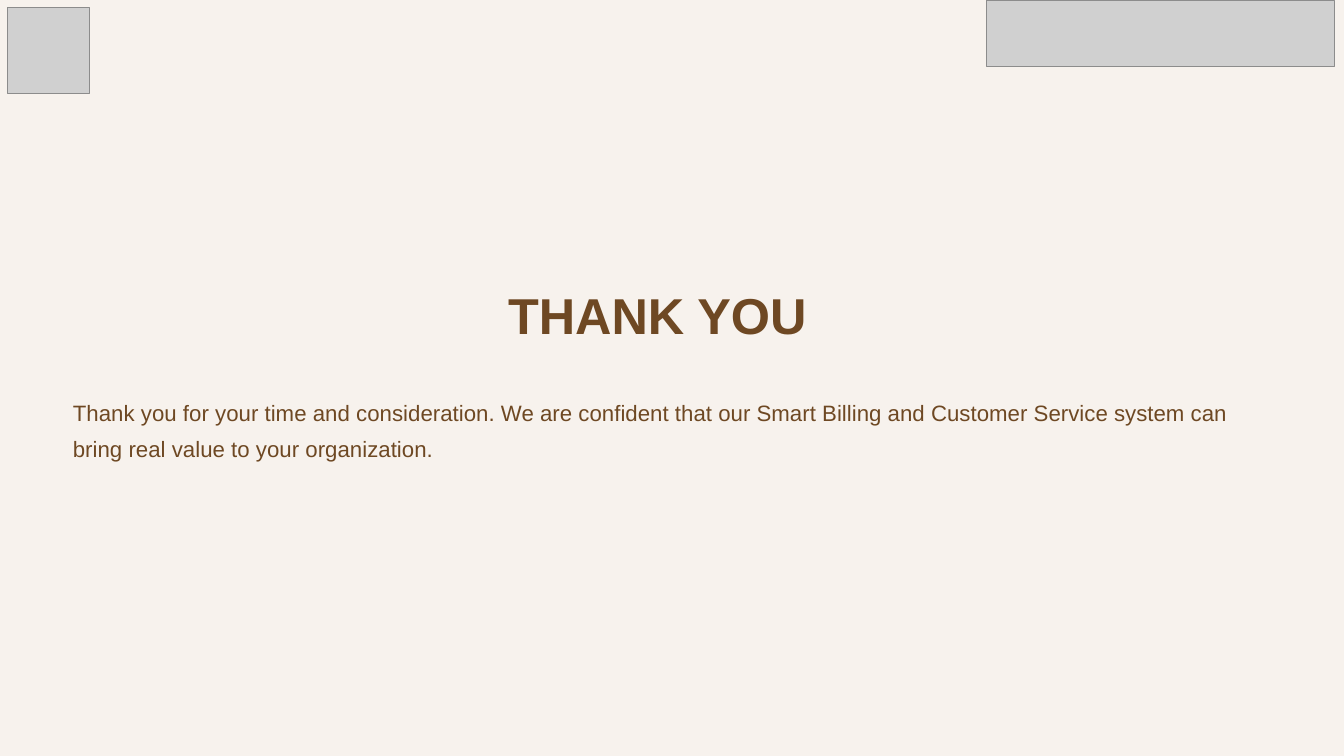
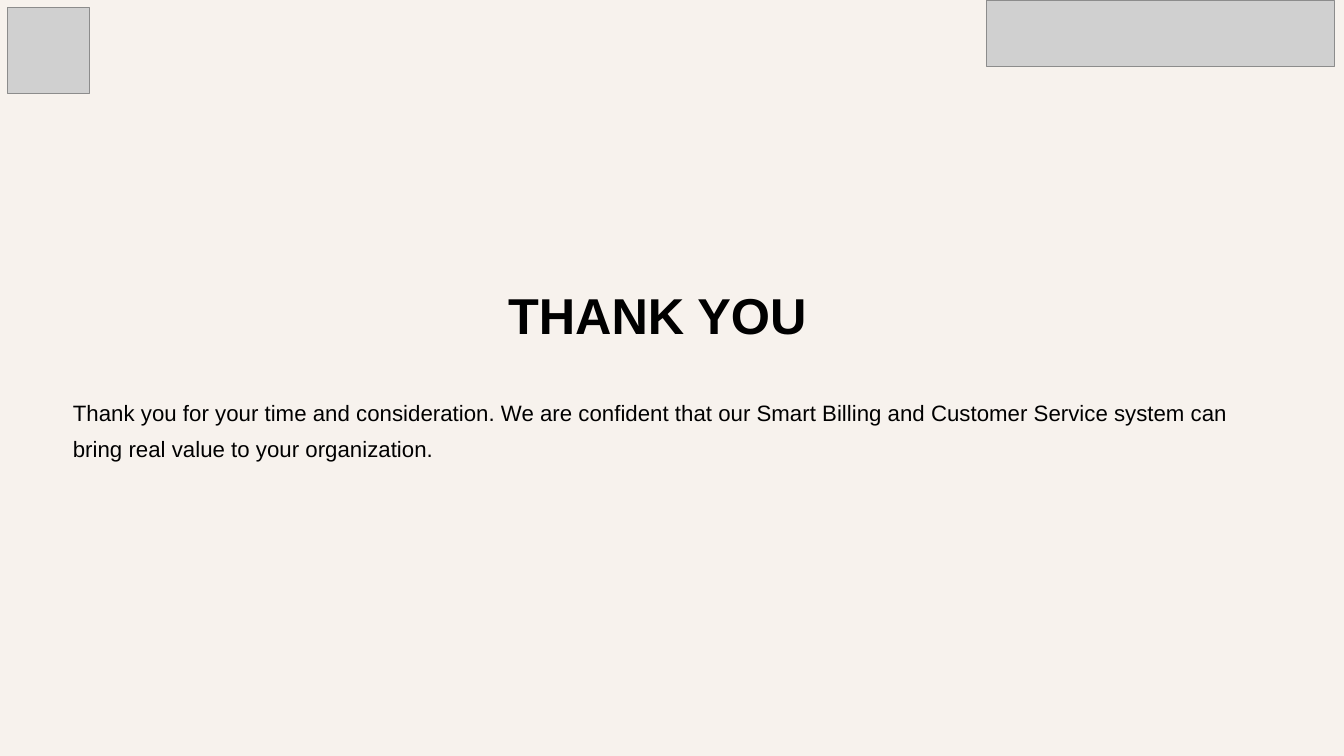
Before and after one commit to ishanshah018/Smart_Billing_and_Customer_Services_at_Store_Python, a slide deck: slide 9 of Smart-Billing-and-Customer-Services-At-Store.pptx.pptx. Drawn at 1344x756 pixels with LibreOffice and Linux fonts; fonts in the diff are those of the drawing; grey boxes stand for pictures. Boxes give left, top, right and bottom in pixels: in the first picture for what was removed or moved away, otherwise in the second. Text is boxed around its words. In the diff, an @@ line names an element or a change of style, - is before the commit and + after.

```diff
--- a/Smart-Billing-and-Customer-Services-At-Store.pptx.pptx
+++ b/Smart-Billing-and-Customer-Services-At-Store.pptx.pptx
@@ text "THANK YOU" at (x1=508, y1=298, x2=806, y2=335): text colour #6E4823 to #000000 @@
@@ text "Thank you for your time ..." at (x1=73, y1=405, x2=1227, y2=462): text colour #6E4823 to #000000 @@
```
Also in this commit, not shown: 8 other slides changed, 2 other files.
